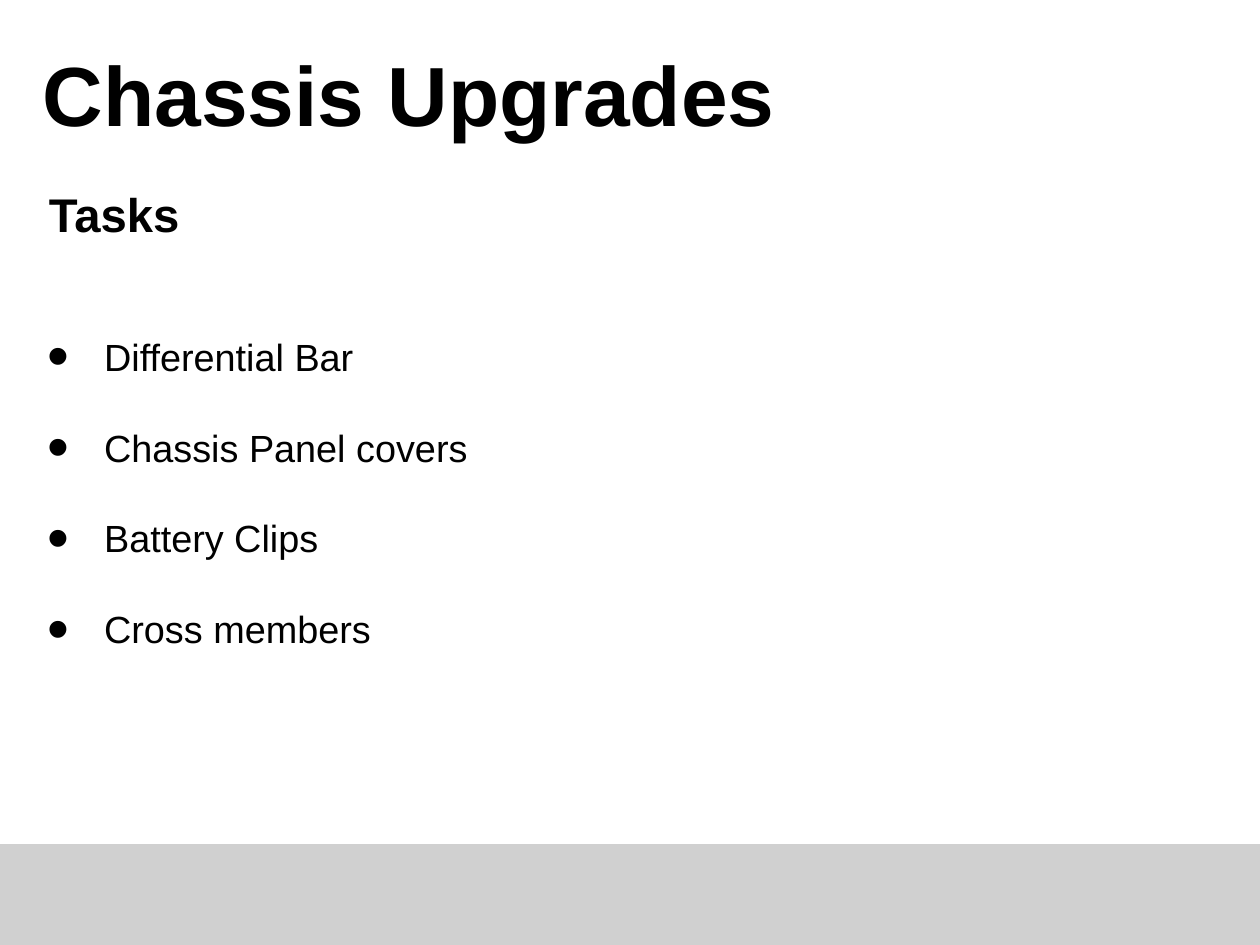
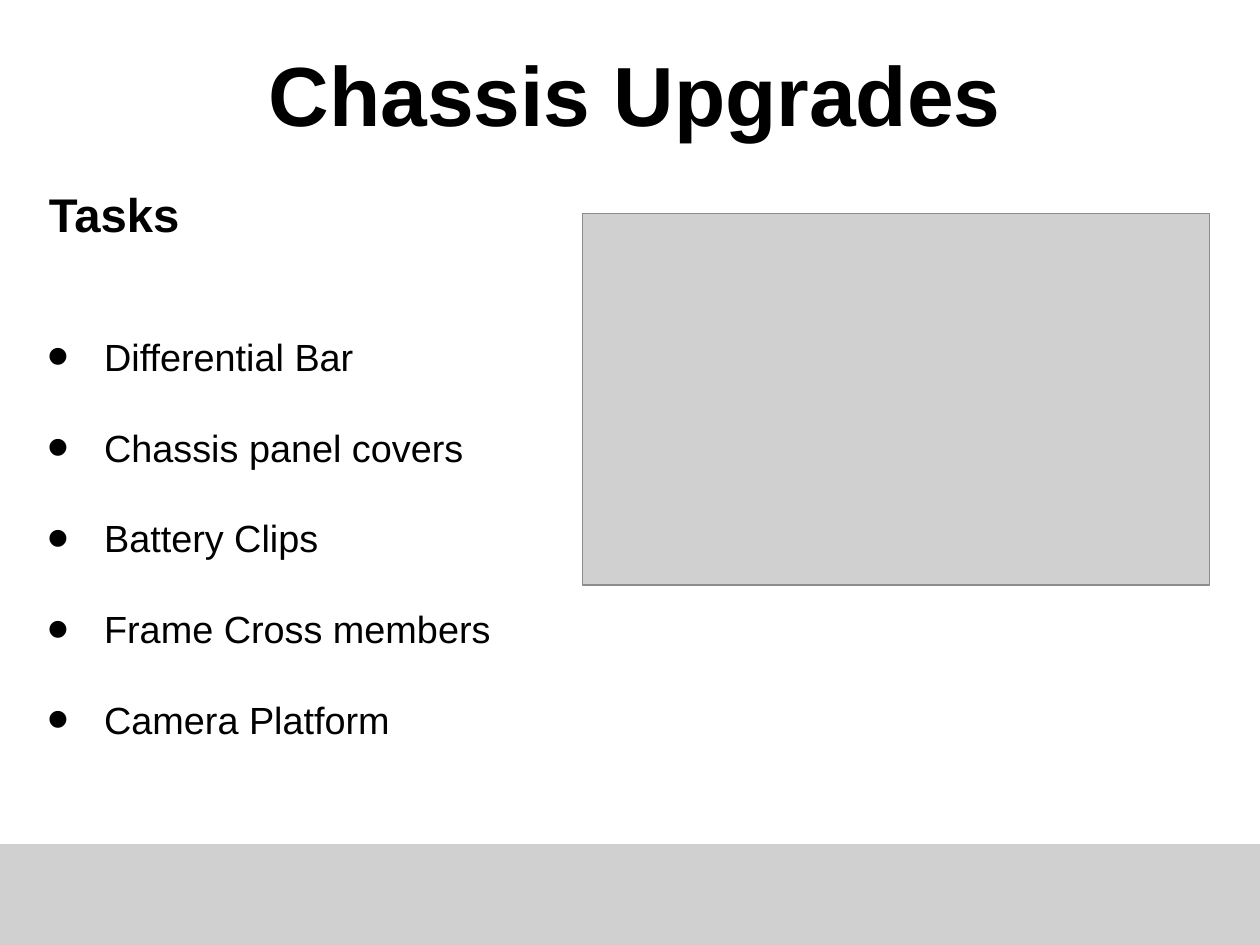
Before and after one commit to ISU-MAVRIC/MAVRIC_Hardware, a slide deck: slide 1 of MAVRIC Midterm Design Powerpoint/MAVRIC14 Jeffrey Kyle Chassis Midterm Design Review.pptx. Drawn at 1260x945 pixels with LibreOffice and Linux fonts; fonts in the diff are those of the drawing; grey boxes stand for pictures. Boxes give left, top, right and bottom in pixels: in the first picture for what was removed or moved away, otherwise in the second. Text is boxed around its words. In the diff, an @@ line names an element or a change of style, - is before the commit and + after.

```diff
--- a/MAVRIC Midterm Design Powerpoint/MAVRIC14 Jeffrey Kyle Chassis Midterm Design Review.pptx
+++ b/MAVRIC Midterm Design Powerpoint/MAVRIC14 Jeffrey Kyle Chassis Midterm Design Review.pptx
@@ title "Chassis Upgrades" at (x1=269, y1=65, x2=1001, y2=142): alignment left to centre @@
@@ picture added at (x1=583, y1=214, x2=1210, y2=585) @@
@@ text at (x1=104, y1=434, x2=463, y2=469): text changed @@
-• Chassis Panel covers
+• Chassis panel covers
@@ text at (x1=104, y1=615, x2=491, y2=735): text changed @@
-• Cross members
+• Frame Cross members
+• Camera Platform
```
Also in this commit, not shown: 3 slides added, 3 slides removed, 1 other file.
